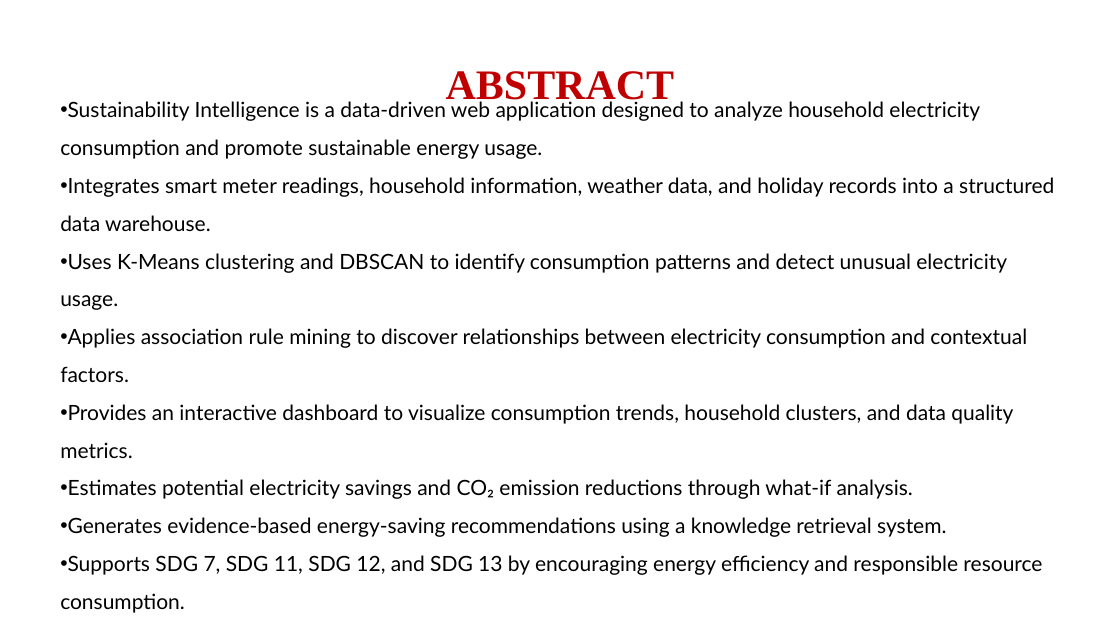
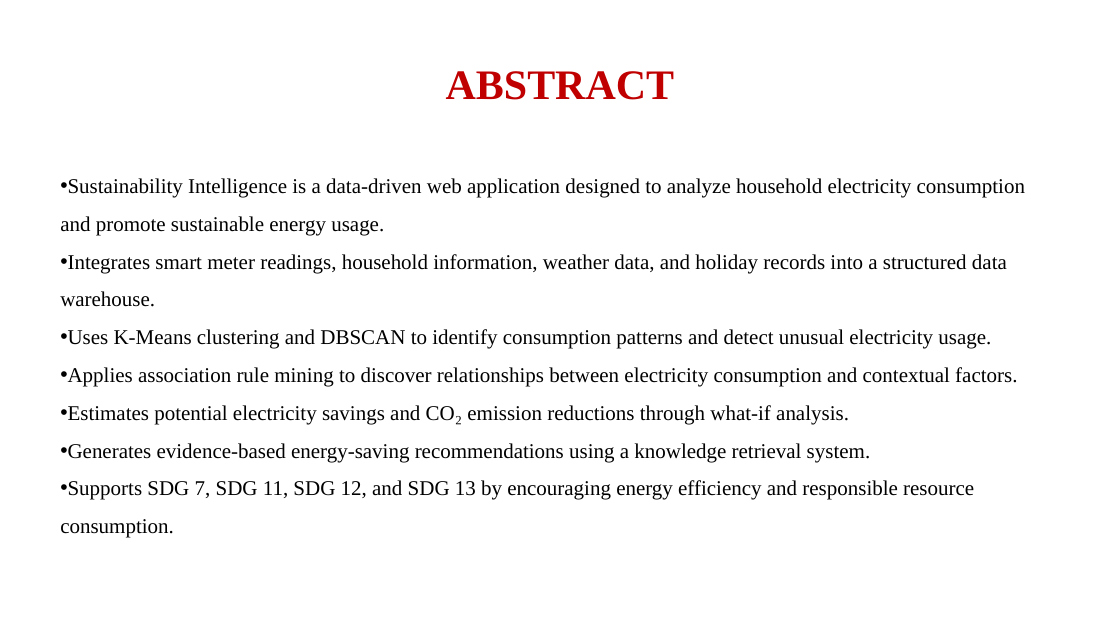
Before and after one commit to TanveerS24/Sustainability-Intelligence, a slide deck: slide 2 of presentation.pptx. Drawn at 1120x630 pixels with LibreOffice and Linux fonts; fonts in the diff are those of the drawing. Boxes give left, top, right and bottom in pixels: in the first picture for what was removed or moved away, otherwise in the second. Text is boxed around its words. In the diff, an @@ line names an element or a change of style, - is before the commit and + after.

```diff
--- a/presentation.pptx
+++ b/presentation.pptx
@@ text "Sustainability Intelligence is a data-driven ...": place and size @@
-text "Sustainability Intelligence is a data-driven ..." at (60, 99, 1054, 613)
+text "Sustainability Intelligence is a data-driven ..." at (60, 178, 1025, 538)
@@ text "Sustainability Intelligence is a data-driven ..." at (60, 178, 1025, 538): font Lato to Times New Roman @@
@@ text at (60, 404, 1013, 458): paragraph removed @@
-• Provides an interactive dashboard to visualize consumption trends, household clusters, and data quality metrics.
```
Also in this commit, not shown: 6 other slides changed, 2 slides added, 2 slides removed, 21 other files.
